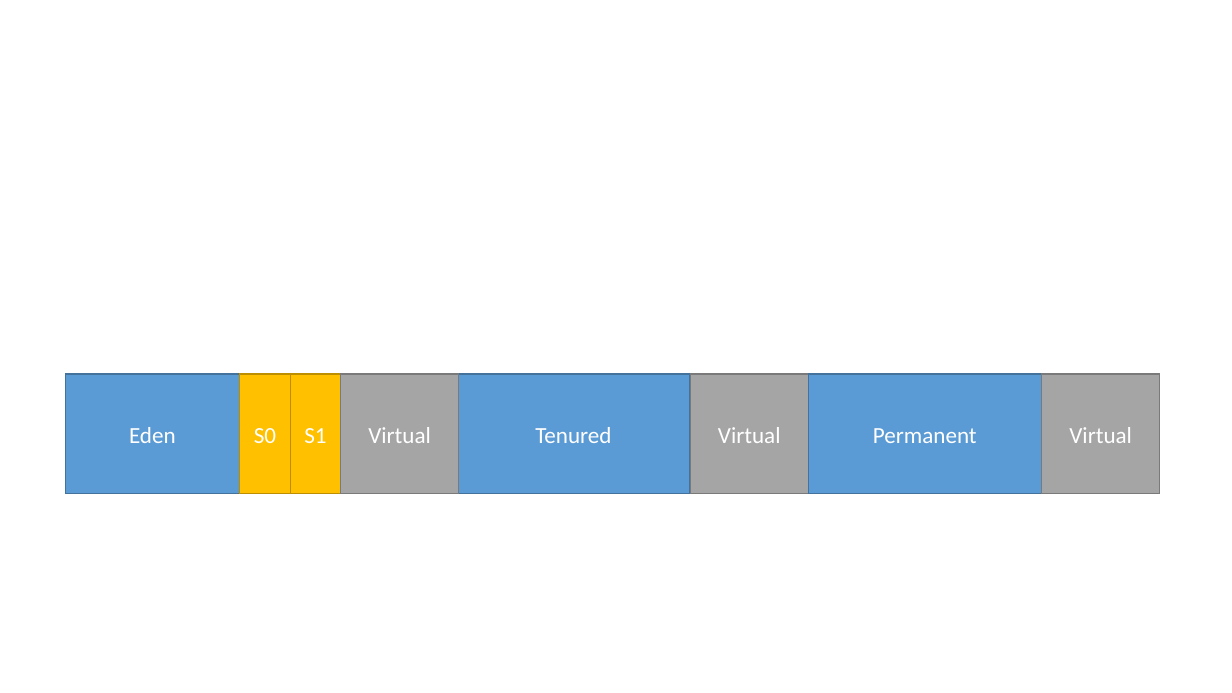
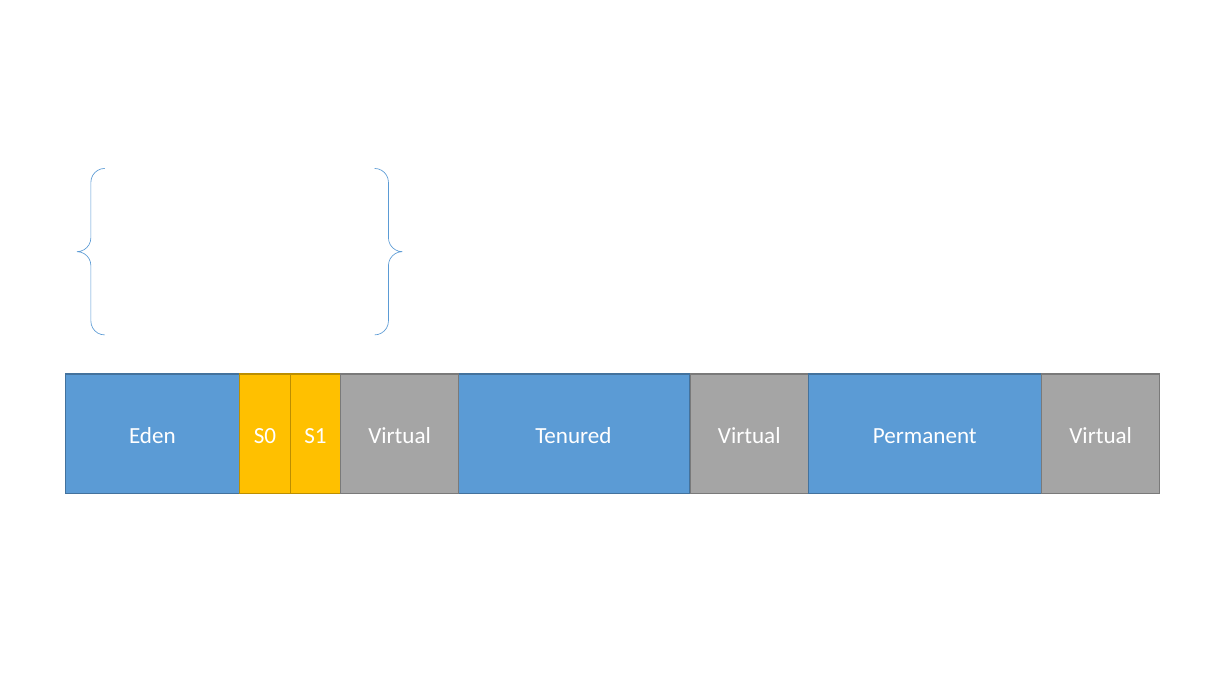
Before and after one commit to zywudev/blog-source, a slide deck: slide 8 of 绘图/图.pptx. Drawn at 1232x693 pixels with LibreOffice and Linux fonts; fonts in the diff are those of the drawing. Boxes give left, top, right and bottom in pixels: in the first picture for what was removed or moved away, otherwise in the second. Text is boxed around its words. In the diff, an @@ line names an element or a change of style, - is before the commit and + after.

```diff
--- a/绘图/图.pptx
+++ b/绘图/图.pptx
@@ brace pair added at <box>77,168,402,335</box>, outline #5B9BD5 0.5 pt @@
```
Also in this commit, not shown: 1 other file.
